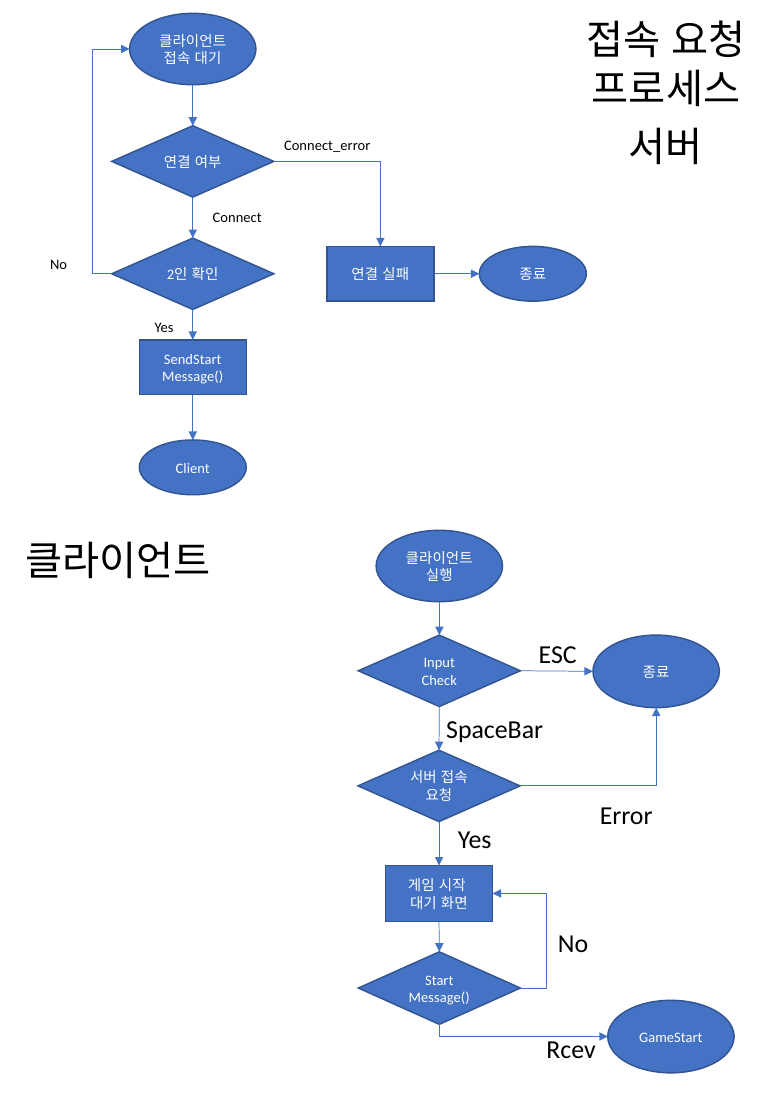
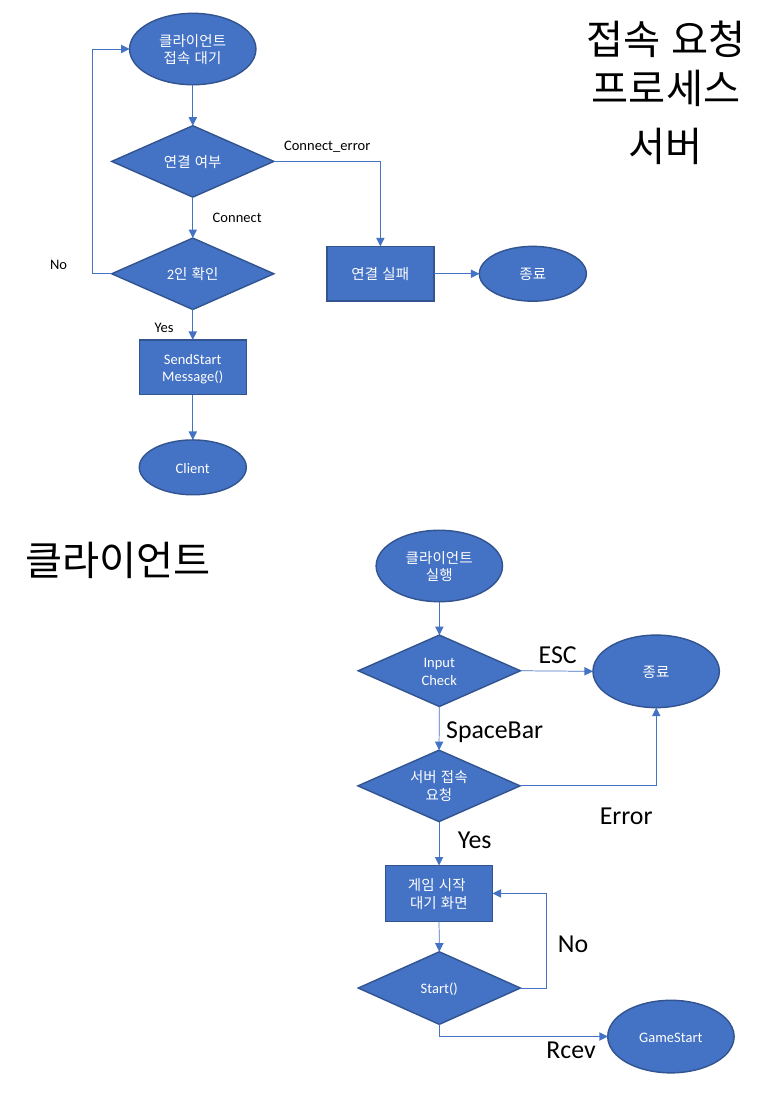
Before and after one commit to YongsunLee/Network-Game-Programming, a slide deck: slide 1 of Term Project/기획서/플로우차트 (구조 수정).pptx. Drawn at 775x1120 pixels with LibreOffice and Linux fonts; fonts in the diff are those of the drawing. Boxes give left, top, right and bottom in pixels: in the first picture for what was removed or moved away, otherwise in the second. Text is boxed around its words. In the diff, an @@ line names an element or a change of style, - is before the commit and + after.

```diff
--- a/Term Project/기획서/플로우차트 (구조 수정).pptx
+++ b/Term Project/기획서/플로우차트 (구조 수정).pptx
@@ text in diamond at [421,982,458,995]: text changed @@
-Start
-Message()
+Start()
```
Also in this commit, not shown: 2 other slides changed, 1 slide removed, 5 other files.
